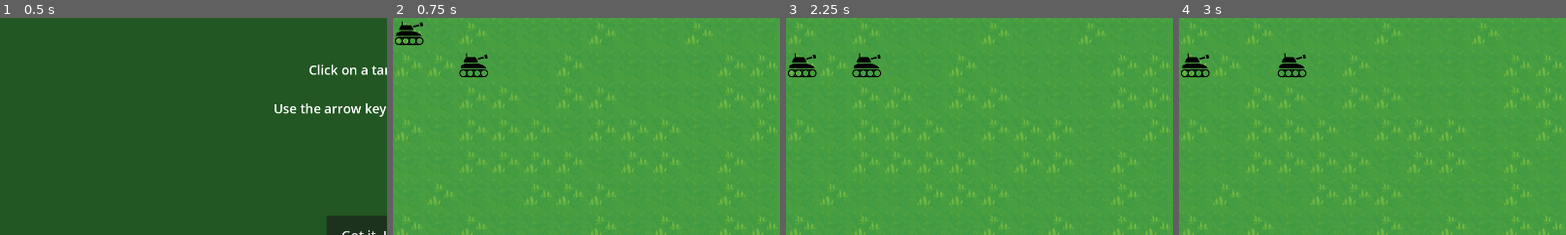
Above: before the commit, frames 1-4 (left to right).
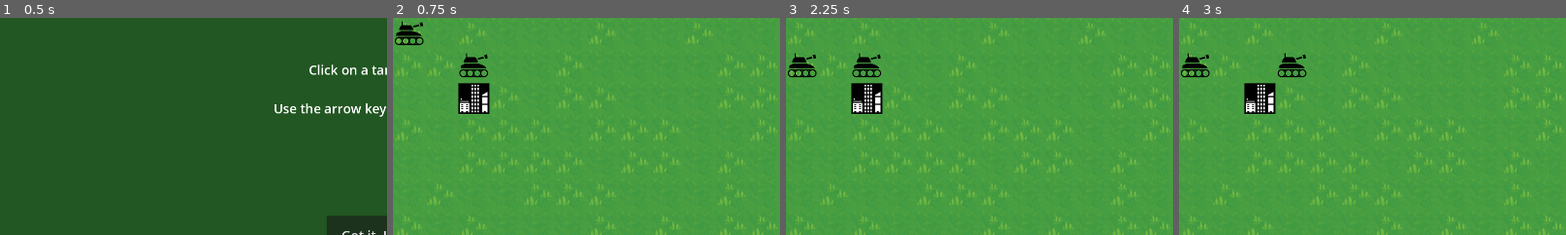
Above: after the commit, the same moments.

Repository: greenmoss/tankies
Game: Godot game, scene res://main.tscn
The game is run twice, just before and just after one commit, with the same random seed, the same clock (stepped at 60 frames per second) and the same inputs.
Inputs (mouse positions are % of the whole screen's width and height, from its top left):
- Up to frame 1 (0.5 s): no input
- Up to frame 2 (0.75 s): click "Got it. Let's go!" at 0.5 s
- Up to frame 3 (2.25 s): tap Enter at 1.25 s; move the mouse to (2, 4) at 1.27 s; press the mouse at (2, 4) at 1.28 s; hold Right (right) 1.28-2.03 s; tap Space at 2 s; move the mouse to (10, 11) at 2.02 s; release the mouse at (10, 11) at 2.03 s; hold Down (down) from 2.03 s (still down); click (10, 11) at 2.1 s
- Up to frame 4 (3 s): tap Enter at 2.75 s; move the mouse to (60, 28) at 2.77 s; release Down (down) at 2.78 s; press the mouse at (60, 28) at 2.78 s; hold Right (right) from 2.78 s (still down)
The pictures show only the part of the screen within x 0-50%, y 0-50%; the shares and areas given below are measured in that part.

Frame 1 is identical in both runs. In frame 2, 1.2% of the frame differs, in the area x 16-26%, y 29-45%; in frame 3, 1.2%; in frame 4, 1.2%.

Commit message:
Add a city
Also fix incorrect extra initial tile offset calculation

Diff:
--- /dev/null
+++ b/city/city.gd
@@ -0,0 +1,10 @@
+extends Area2D
+
+var tile_size = 80
+var selected = false
+var mouse_is_over_me = false
+
+@export var city_name = "City"
+
+func _ready():
+    position = position.snapped(Vector2.ONE * tile_size/2)
--- /dev/null
+++ b/city/city.tscn
@@ -0,0 +1,17 @@
+[gd_scene load_steps=4 format=3 uid="uid://chngv5i76yvm4"]
+
+[ext_resource type="Texture2D" uid="uid://bnwo1hs4e50qw" path="res://city/modern-city.png" id="1_2jb7b"]
+[ext_resource type="Script" path="res://city/city.gd" id="1_86gs3"]
+
+[sub_resource type="RectangleShape2D" id="RectangleShape2D_8uh4n"]
+size = Vector2(80, 80)
+
+[node name="City" type="Area2D"]
+script = ExtResource("1_86gs3")
+
+[node name="CollisionShape2D" type="CollisionShape2D" parent="."]
+shape = SubResource("RectangleShape2D_8uh4n")
+
+[node name="Sprite2D" type="Sprite2D" parent="."]
+scale = Vector2(0.3, 0.3)
+texture = ExtResource("1_2jb7b")
--- a/unit/unit.gd
+++ b/unit/unit.gd
@@ -20,8 +20,7 @@
 @onready var ray = $RayCast2D
 
 func _ready():
-    position = position.snapped(Vector2.ONE * tile_size)
-    position += Vector2.ONE * tile_size/2
+    position = position.snapped(Vector2.ONE * tile_size / 2)
 
 func _unhandled_input(event):
     if not selected: return
--- a/world/world.tscn
+++ b/world/world.tscn
@@ -1,7 +1,8 @@
-[gd_scene load_steps=6 format=3 uid="uid://bufvbk6y65jkb"]
+[gd_scene load_steps=7 format=3 uid="uid://bufvbk6y65jkb"]
 
 [ext_resource type="Texture2D" uid="uid://dtvh1ni0qoylk" path="res://world/grasslands.png" id="1_oiwoi"]
 [ext_resource type="PackedScene" uid="uid://d0cfmyfdmy8mo" path="res://unit/unit.tscn" id="2_lyn5p"]
+[ext_resource type="PackedScene" uid="uid://chngv5i76yvm4" path="res://city/city.tscn" id="3_k81tp"]
 
 [sub_resource type="GDScript" id="GDScript_5x6tq"]
 script/source = "extends Node2D
@@ -100,8 +101,13 @@
 layer_0/tile_data = PackedInt32Array(0, 65539, 0, 65536, 65539, 0, 131072, 3, 0, 196608, 65539, 0, 262144, 3, 0, 327680 …(6617 unchanged characters)…
 
 [node name="unit0" parent="." instance=ExtResource("2_lyn5p")]
+position = Vector2(40, 40)
 unit_name = "Unit 0"
 
 [node name="unit1" parent="." instance=ExtResource("2_lyn5p")]
-position = Vector2(160, 80)
+position = Vector2(200, 120)
 unit_name = "Unit 1"
+
+[node name="city0" parent="." instance=ExtResource("3_k81tp")]
+position = Vector2(200, 200)
+city_name = "city0"
Binary file added: city/modern-city.png
Not shown, added: city/modern-city.png.import
